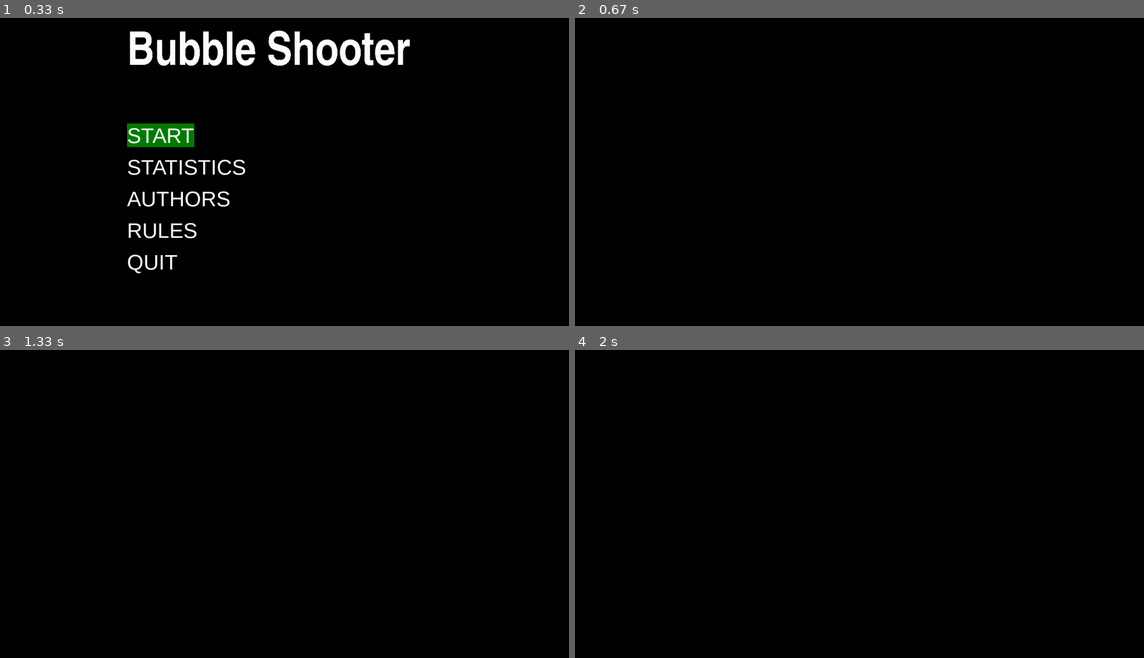
Above: before the commit, frames 1-4 (two rows, left to right).
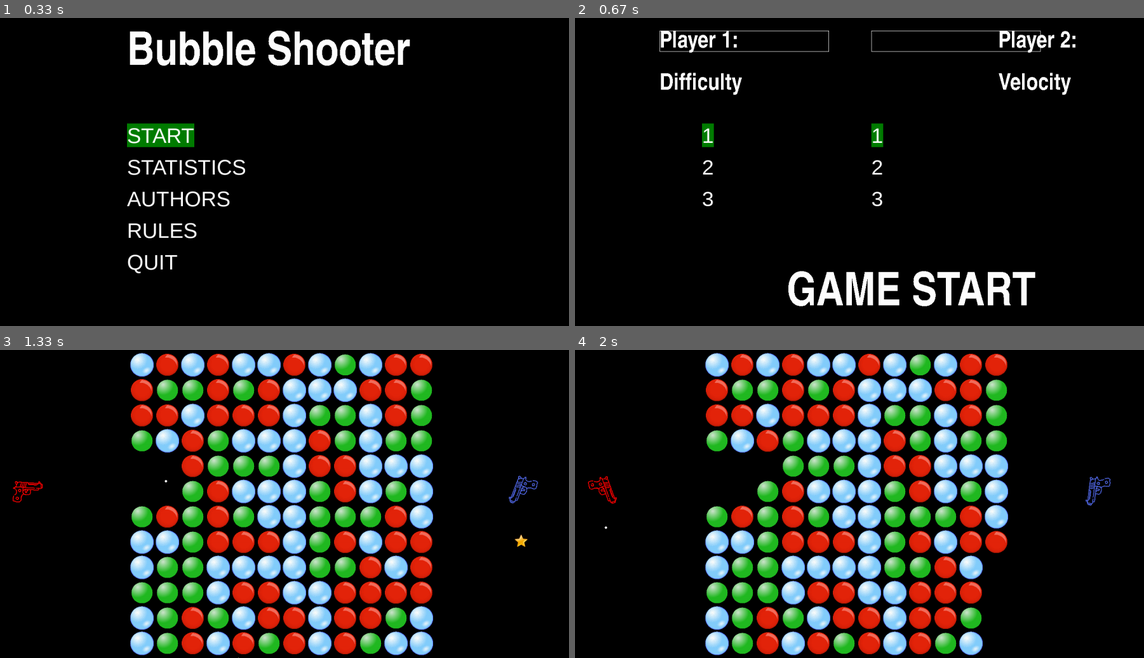
Above: after the commit, the same moments.

Repository: VorchukOleg/Project-pygame
Game: pygame game, started from rabota.py
Two runs of this game, one before a commit and one after it. Both use one fixed random seed, a clock stepped at 60 frames per second and the inputs below.
Inputs (mouse positions are in pixels of both pictures, inside the frame that each line leads up to):
- Up to frame 1 (0.33 s): no input
- Up to frame 2 (0.67 s): tap Space at 0.33 s
- Up to frame 3 (1.33 s): click (358, 630) at 0.72 s, where only the run after the commit has a clickable "GAME START"; tap Space at 1 s
- Up to frame 4 (2 s): hold Space 1.33-1.8 s; hold Up 1.33-1.8 s; tap Space at 1.88 s

Frame 1 is identical in both runs. In frame 2, 4.8% of the frame differs, in the area x 14-88%, y 4-94%; in frame 3, 33%, in the area x 2-95%, y 0-100%; in frame 4, 32%.

Commit message:
game + gameover

Diff:
--- a/rabota.py
+++ b/rabota.py
@@ -1,3 +1,4 @@
+import csv
 import random
 import os
 import pygame
@@ -20,7 +21,7 @@
 clock = pygame.time.Clock()
 FPS = 200
 screen_rect = (0, 0, WIDTH, HEIGHT)
-GRAVITY = 0.2
+GRAVITY = 0.05
 HITS = {1: {1: 2,
             2: 1,
             3: 3},
@@ -31,6 +32,16 @@
             2: 3,
             3: 2}
         }
+VELOCITIES = {
+    '1': 1,
+    '2': 2,
+    '3': 3
+}
+DIFFICULTIES = {
+    '1': 1,
+    '2': 2,
+    '3': 3
+}
 
 
 def load_image(name, colorkey=None):
@@ -79,20 +90,21 @@
     def __init__(self):
         pygame.sprite.Sprite.__init__(self)
         self.image = pygame.Surface((WIDTH, HEIGHT))
-        self.image.fill((13,13,13))
-        self.image.set_colorkey((13,13,13))
+        self.image.fill((13, 13, 13))
+        self.image.set_colorkey((13, 13, 13))
         self.rect = self.image.get_rect()
         self.font = pygame.font.SysFont("monospace", 30)
 
     def add(self, letter, pos):
         s = self.font.render(letter, 1, (0, 200, 0))
         self.image.blit(s, pos)
+
 
 class Cursor(pygame.sprite.Sprite):
     def __init__(self, board):
         pygame.sprite.Sprite.__init__(self)
         self.image = pygame.Surface((10, 20))
-        self.image.fill((0,250,0))
+        self.image.fill((0, 250, 0))
         self.text_height = 30
         self.text_width = 20
         self.rect = self.image.get_rect(topleft=(self.text_width, self.text_height))
@@ -117,6 +129,7 @@
         if self.cooldown:
             self.cooldown -= 1
 
+
 class Particle(pygame.sprite.Sprite):
     fire = [load_image("star.png")]
     for scale in (5, 10, 20):
@@ -141,10 +154,10 @@
 
 
 class Bubble(pygame.sprite.Sprite):
-    def __init__(self, pos):
+    def __init__(self, pos, dif):
         super().__init__(all_sprites, bubbles)
         image = random.choice(['bluebubble.png', 'redbubble.png', 'greenbubble.png'])
-        self.image = pygame.transform.scale(load_image(image), (70, 70))
+        self.image = pygame.transform.scale(load_image(image), (70 // dif, 70 // dif))
         self.color = 1 if image == 'bluebubble.png' else 2 \
             if image == 'redbubble.png' else 3
         self.rect = self.image.get_rect()
@@ -162,8 +175,9 @@
         self.font, self.font_size = pygame.font.get_default_font(), 0
         self.width, self.height = 0, 0
         self.action = None
-        self.rect = False
+        self.draw_rect = False
         self.was_clicked = False
+        self.rect = pygame.rect.Rect(self.x, self.y, self.x + self.width, self.y + self.height)
 
     def set_text(self, text):
         self.text = text
@@ -176,14 +190,15 @@
 
     def set_rect(self, x, y, width, height):
         self.x, self.y, self.width, self.height = x, y, width, height
+        self.rect = pygame.rect.Rect(self.x, self.y, self.x + self.width, self.y + self.height)
 
     def set_draw_rect(self, drawing):
-        self.rect = drawing
+        self.draw_rect = drawing
 
     def render(self):
         text = pygame.font.SysFont(self.font, self.font_size).render(
             self.text, False, 'white')
-        if self.rect:
+        if self.draw_rect:
             pygame.draw.rect(screen, (120, 160, 200), (self.x, self.y,
                                                        self.width, self.height))
         screen.blit(text, (self.x, self.y))
@@ -201,14 +216,14 @@
 
 
 def create_particles(position):
-    particle_count = 20
+    particle_count = 5
     numbers = range(-5, 6)
     for _ in range(particle_count):
         Particle(position, random.choice(numbers), random.choice(numbers))
 
 
 class Gun(pygame.sprite.Sprite):
-    def __init__(self, pos, rotate, rotate_right, reverse, name):
+    def __init__(self, pos, rotate, rotate_right, reverse, name, velocity):
         super().__init__(all_sprites, guns)
         image = load_image(random.choice(['blue.png', 'red.png', 'green.png']))
         self.color = 1 if image == load_image('blue.png') else 2 \
@@ -225,11 +240,12 @@
         self.right = rotate_right
         self.reverse = reverse
         self.name = name
+        self.velocity = velocity
 
     def update(self):
         if self.rotating:
-            self.angle = (self.angle - 2) % 360 if self.right \
-                else (self.angle + 2) % 360
+            self.angle = (self.angle - self.velocity) % 360 if self.right \
+                else (self.angle + self.velocity) % 360
             self.rotate()
 
     def rotate(self):
@@ -377,16 +393,97 @@
         hit.hit(hits[hit][0])
 
 
+def easy():
+    pass
+
+
 def settings():
     running = True
+    text_d = pygame.font.SysFont('impact', 50).render('Difficulty', False, (255, 255, 255))
+    text_v = pygame.font.SysFont('impact', 50).render('Velocity', False, (255, 255, 255))
+    text_p1 = pygame.font.SysFont('impact', 50).render('Player 1:', False, (255, 255, 255))
+    text_p2 = pygame.font.SysFont('impact', 50).render('Player 2:', False, (255, 255, 255))
+    name1 = pygame.draw.rect(screen, 'white', (200, 30, 400, 50))
+    name2 = pygame.draw.rect(screen, 'white', (700, 30, 400, 50))
+    name_1 = name_2 = ''
+    menu = Menu()
+    menuv = Menu()
+    menu.append_option("1", easy)  # CHANGE
+    menu.append_option('2', easy)
+    menu.append_option('3', easy)
+    menuv.append_option("1", easy)
+    menuv.append_option('2', easy)
+    menuv.append_option('3', easy)
+    changing_name1 = changing_name2 = False
+    current_menu = 0
+    btn = Button()
+    btn.set_text('GAME START')
+    btn.set_size(100)
+    btn.set_font('impact')
+    btn.set_draw_rect(False)
+    btn.set_rect(500, 600, 200, 100)
     while running:
         for event in pygame.event.get():
             if event.type == pygame.QUIT:
                 running = False
+            if event.type == pygame.MOUSEBUTTONDOWN:
+                create_particles(pygame.mouse.get_pos())
+                changing_name1 = changing_name2 = False
+                x, y = event.pos
+                x1, y1 = name1.x, name1.y
+                if x1 < x < x1 + name1.width and y1 < y < y1 + name1.height:
+                    changing_name1 = True
+                    changing_name2 = False
+                x1, y1 = name2.x, name2.y
+                if x1 < x < x1 + name2.width and y1 < y < y1 + name2.height:
+                    changing_name1 = False
+                    changing_name2 = True
+                if btn.rect.collidepoint(event.pos):
+                    with open('game_settings.csv', 'a', newline='') as file:
+                        writer = csv.writer(file, delimiter=';', quotechar='"',
+                                            quoting=csv.QUOTE_MINIMAL)
+                        dif = menu._current_options_index + 1
+                        vel = menuv._current_options_index + 1
+                        name_1 = name_1 if name_1 else 'Player 1'
+                        name_2 = name_2 if name_2 else 'Player 2'
+                        writer.writerow([dif, vel, name_1, name_2])
+                    return game()
+            if event.type == pygame.KEYDOWN:
+                if changing_name1:
+                    name_1 += event.unicode
+                elif changing_name2:
+                    name_2 += event.unicode
+                else:
+                    if event.key == pygame.K_a or event.key == pygame.K_LEFT or \
+                            event.key == pygame.K_d or event.key == pygame.K_RIGHT:
+                        current_menu = current_menu * -1 + 1 ** current_menu
+                    if event.key == pygame.K_w or event.key == pygame.K_UP:
+                        if not current_menu:
+                            menu.switch(-1)
+                        else:
+                            menuv.switch(-1)
+                    elif event.key == pygame.K_s or event.key == pygame.K_DOWN:
+                        if not current_menu:
+                            menu.switch(+1)
+                        else:
+                            menuv.switch(+1)
         screen.fill('black')
+        btn.render()
+        pygame.draw.rect(screen, 'white', (200, 30, 400, 50), 1)
+        pygame.draw.rect(screen, 'white', (700, 30, 400, 50), 1)
+        all_sprites.draw(screen)
+        all_sprites.update()
+        menu.draw(screen, 300, 250, 75)
+        menuv.draw(screen, 700, 250, 75)
+        screen.blit(text_p1, (200, 30))
+        screen.blit(text_p2, (1000, 30))
+        screen.blit(pygame.font.SysFont('impact', 50).render(name_1, False, (255, 0, 0)), (200, 30))
+        screen.blit(pygame.font.SysFont('impact', 50).render(name_2, False, (0, 255, 0)), (700, 30))
+        screen.blit(text_d, (200, 130))
+        screen.blit(text_v, (1000, 130))
         clock.tick(FPS)
         pygame.display.flip()
-    game()
+
 
 def authors():
     pygame.display.set_caption('Authors')
@@ -460,44 +557,50 @@
 
     pygame.quit()
 
+
 def stat():
     pass
 
+
 def game():
+    with open('game_settings.csv') as file:
+        reader = csv.reader(file, delimiter=';', quotechar='"')
+        dif, vel, name1, name2 = list(reader)[-1]
+    dif, vel = DIFFICULTIES[dif], VELOCITIES[vel]
     running = True
     r, g, b = 0, 0, 0
-    for i in range(12):
-        for j in range(12):
-            Bubble((300 + i * 60, 0 + j * 60))
+    for i in range(12 * dif):
+        for j in range(12 * dif):
+            Bubble((300 + i * 60 // dif, 0 + j * 60 // dif), dif)
     Border(5, 5, WIDTH - 5, 5)
     Border(5, HEIGHT - 5, WIDTH - 5, HEIGHT - 5)
     Border(5, 5, 5, HEIGHT - 5)
     Border(WIDTH - 5, 5, WIDTH - 5, HEIGHT - 5)
-    gun1 = Gun((30, 300), True, True, False, 'Player 1')
-    gun2 = Gun((1200, 300), False, False, True, 'Player 2')
+    gun1 = Gun((30, 300), True, True, False, name1, vel)
+    gun2 = Gun((1200, 300), False, False, True, name2, vel)
     while running:
         for event in pygame.event.get():
             if event.type == pygame.QUIT:
                 running = False
-            if event.type == pygame.MOUSEBUTTONDOWN:
+            if event.type == pygame.KEYDOWN and event.key == pygame.K_SPACE:
                 gun1.rotating, gun2.rotating = gun2.rotating, gun1.rotating
                 # r, g, b = random.randint(0, 255), random.randint(0, 255), random.randint(0, 255)
-                create_particles(pygame.mouse.get_pos())
                 if gun1.rotating:
                     gun2.fire()
                 else:
                     gun1.fire()
-                for bubble in all_sprites:
-                    if bubble.__class__ == Bubble:
-                        bubble.update(event)
+                # for bubble in all_sprites:
+                #     if bubble.__class__ == Bubble:
+                #         bubble.update(event)
             if event.type == pygame.USEREVENT + 1:
                 for key in event.__dict__.keys():
                     gun, bullet = key, event.__dict__[key]
                 print(f'{gun.name} was hit by {bullet.name}')
                 gun.kill()
                 running = False
+                with open('game_score.csv', 'a', newline='') as file:
+                    writer = csv.writer(file, )
                 return gameover()
-                # send in some data for score
         screen.fill((r, g, b))
         hits = pygame.sprite.groupcollide(bubbles, bullets, False, False)
         gun_hit = pygame.sprite.groupcollide(guns, bullets, False, False)
@@ -507,7 +610,6 @@
         all_sprites.update()
         pygame.display.flip()
         clock.tick(FPS)
-    pygame.quit()
 
 
 def gameover():
